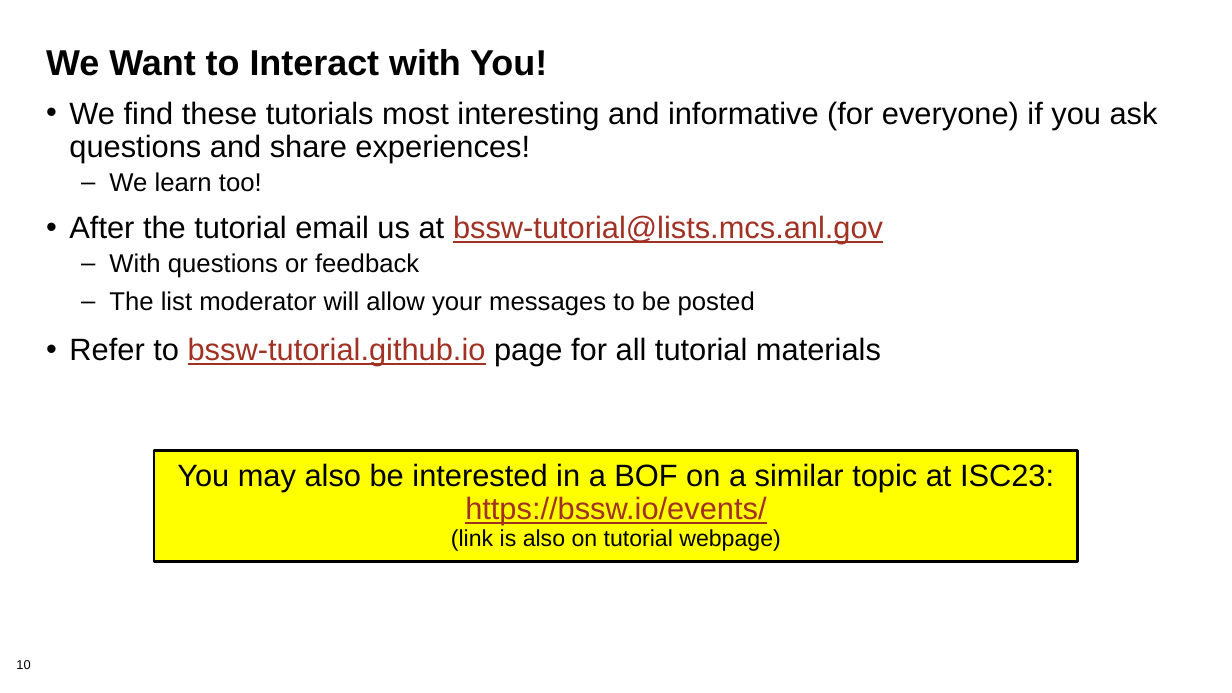
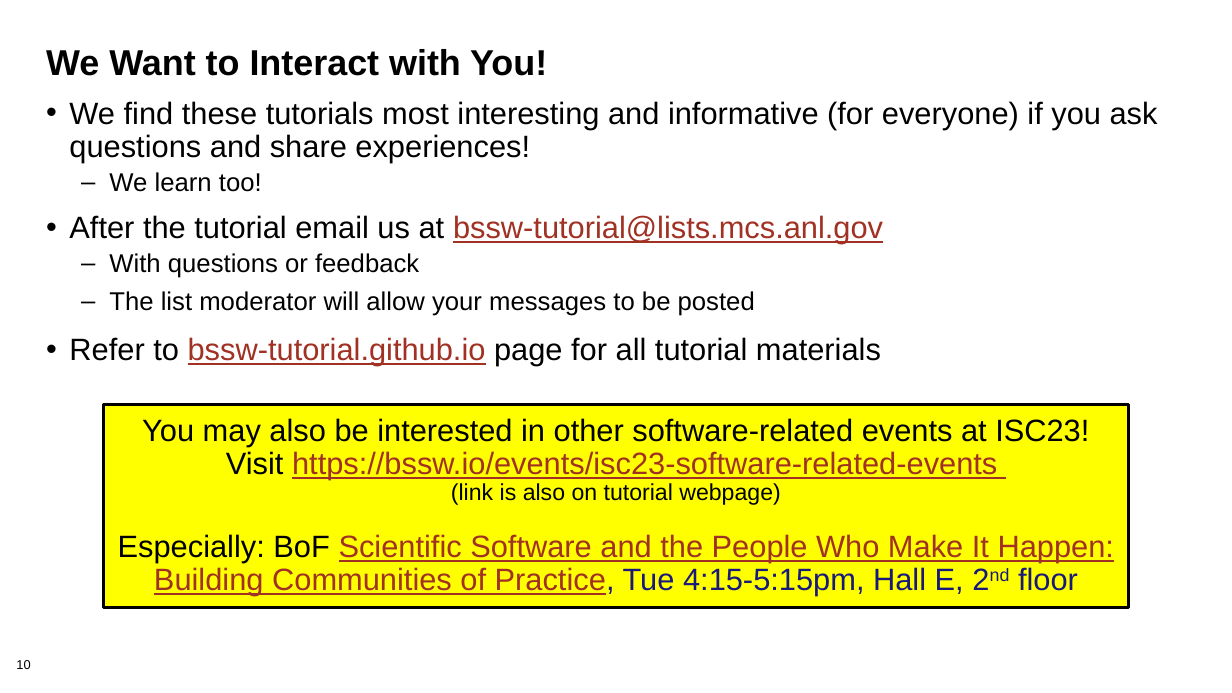
Before and after one commit to bssw-tutorial/presentations, a slide deck: slide 10 of intro-a.pptx. Drawn at 1232x693 pixels with LibreOffice and Linux fonts; fonts in the diff are those of the drawing; background and template pictures are left out. Boxes give left, top, right and bottom in pixels: in the first picture for what was removed or moved away, otherwise in the second. Text is boxed around its words. In the diff, an @@ line names an element or a change of style, - is before the commit and + after.

```diff
--- a/intro-a.pptx
+++ b/intro-a.pptx
@@ rectangle "You may also be interested ...": place and size @@
-rectangle "You may also be interested ..." at <box>154,450,1079,561</box>
+rectangle "You may also be interested ..." at <box>104,404,1129,607</box>
@@ text in rectangle at <box>142,418,1089,479</box>: text changed @@
-You may also be interested in a BOF on a similar topic at ISC23: https://bssw.io/events/
+You may also be interested in other software-related events at ISC23!
+Visit https://bssw.io/events/isc23-software-related-events
@@ text in rectangle at <box>118,534,1114,596</box>: paragraph added @@
+Especially: BoF Scientific Software and the People Who Make It Happen: Building Communities of Practice, Tue 4:15-5:15pm, Hall E, 2nd floor
```
Also in this commit, not shown: 5 other slides changed, 5 other files.
